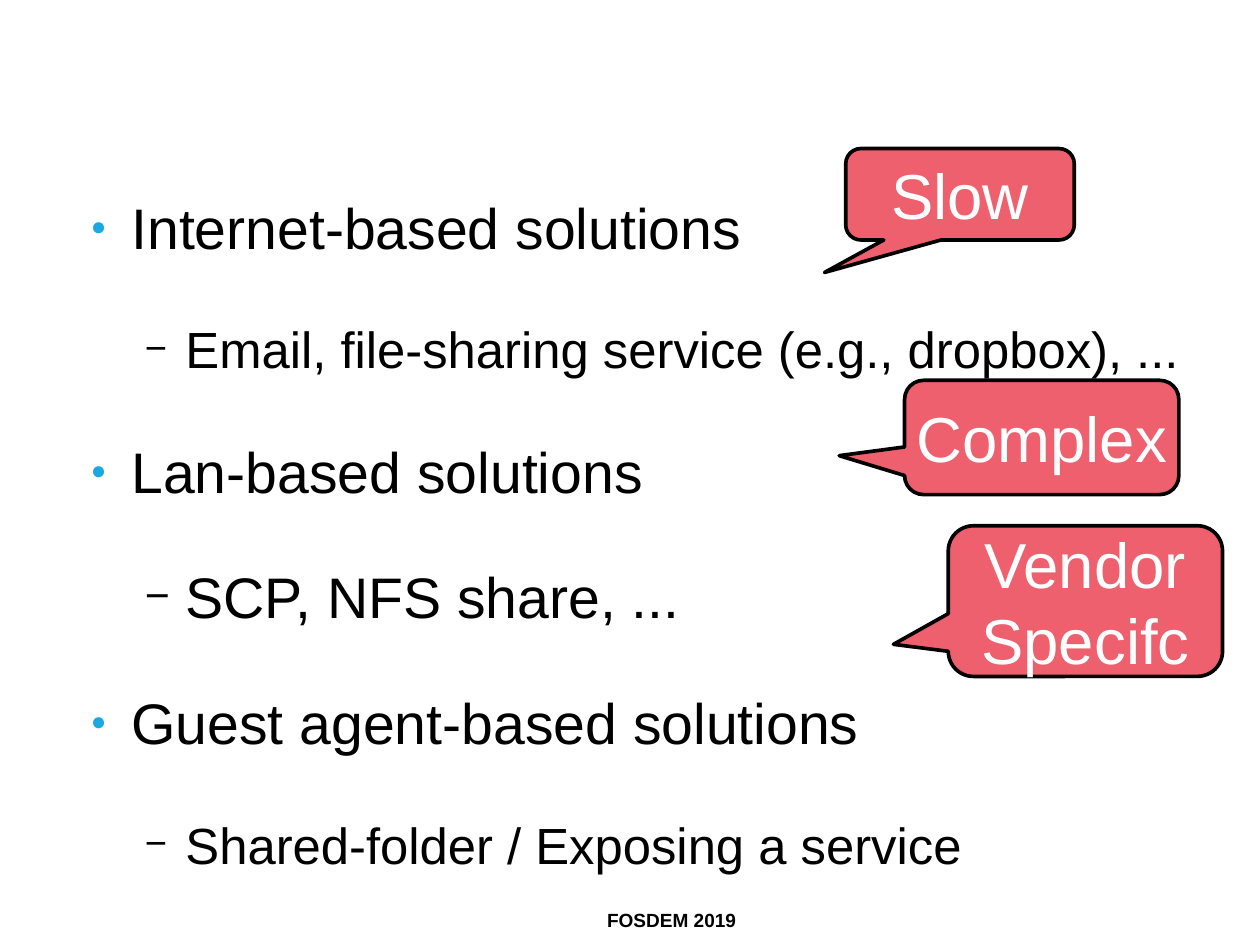
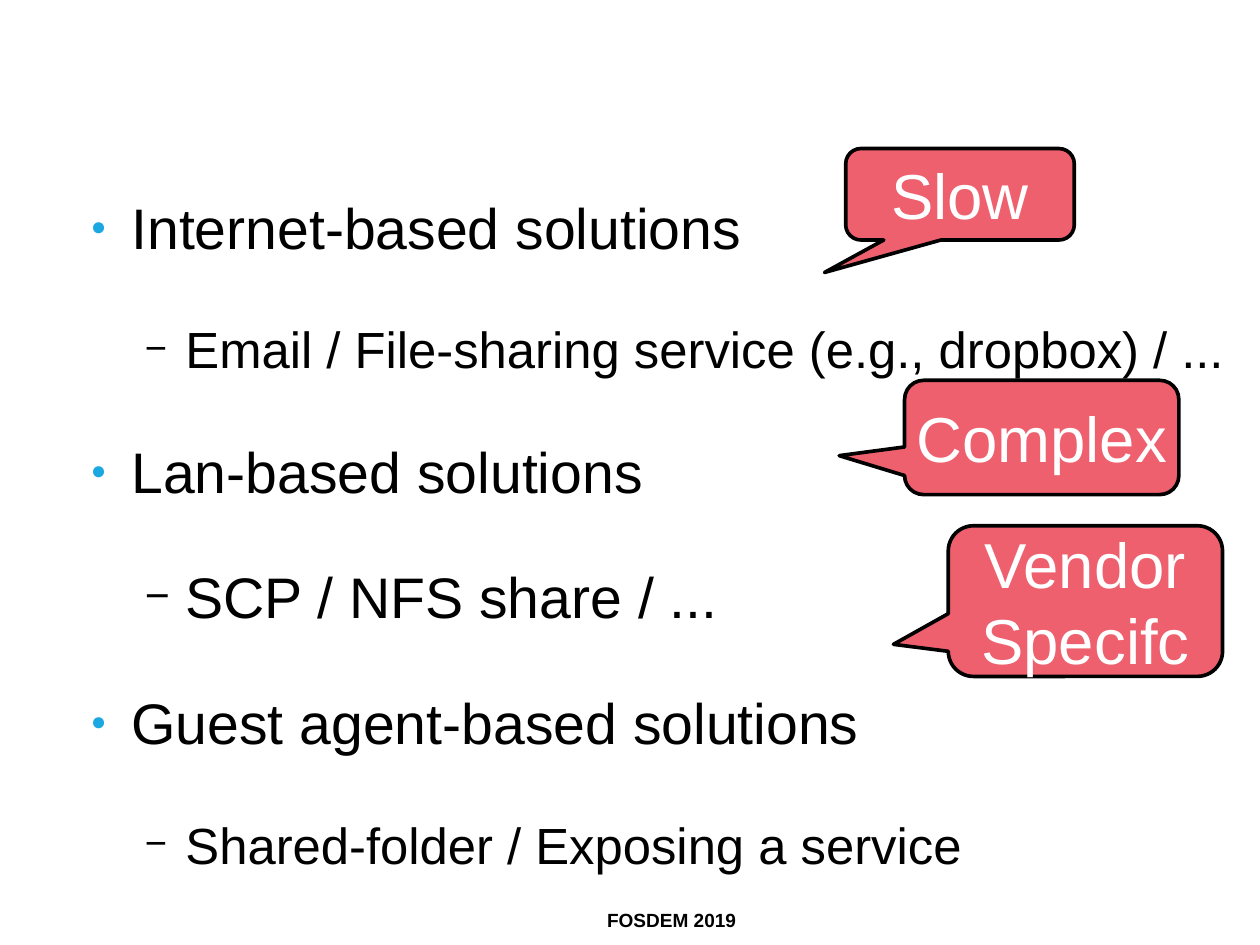
Before and after one commit to ahadas/ahadas.github.io, a slide deck: slide 7 of slides/toward_exploring_virtual_disks_using_a_file_manager.odp. Drawn at 1260x945 pixels with LibreOffice and Linux fonts; fonts in the diff are those of the drawing; background and template pictures are left out. Boxes give left, top, right and bottom in pixels: in the first picture for what was removed or moved away, otherwise in the second. Text is boxed around its words. In the diff, an @@ line names an element or a change of style, - is before the commit and + after.

Commit message:
fosdem presentation

```diff
--- a/slides/toward_exploring_virtual_disks_using_a_file_manager.odp
+++ b/slides/toward_exploring_virtual_disks_using_a_file_manager.odp
@@ text at box(185, 331, 1139, 379): text changed @@
-  − Email, file-sharing service (e.g., dropbox), ...
+  − Email / File-sharing service (e.g., dropbox) / ...
@@ text at box(185, 576, 622, 619): text changed @@
-  − SCP, NFS share, ...
+  − SCP / NFS share / ...
```
